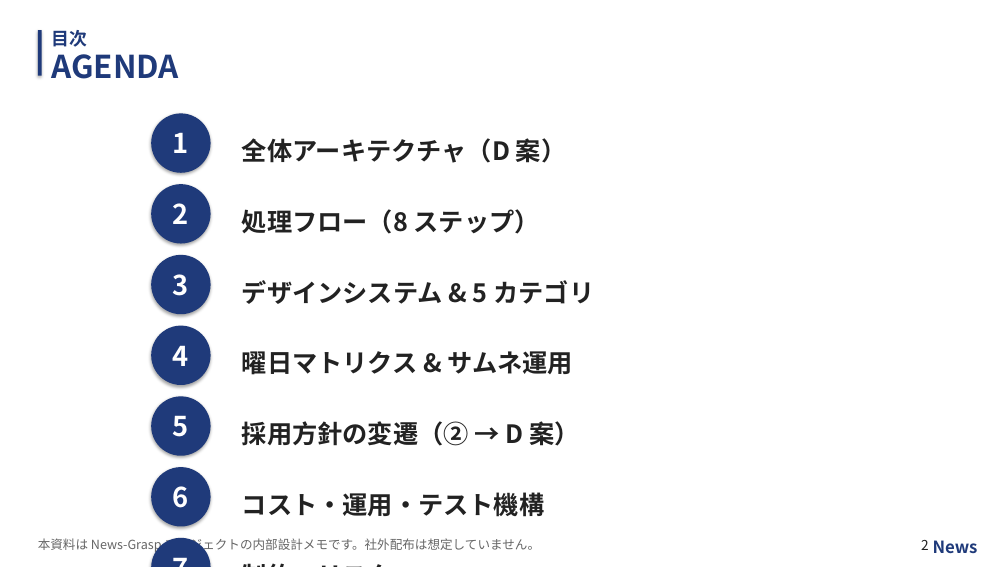
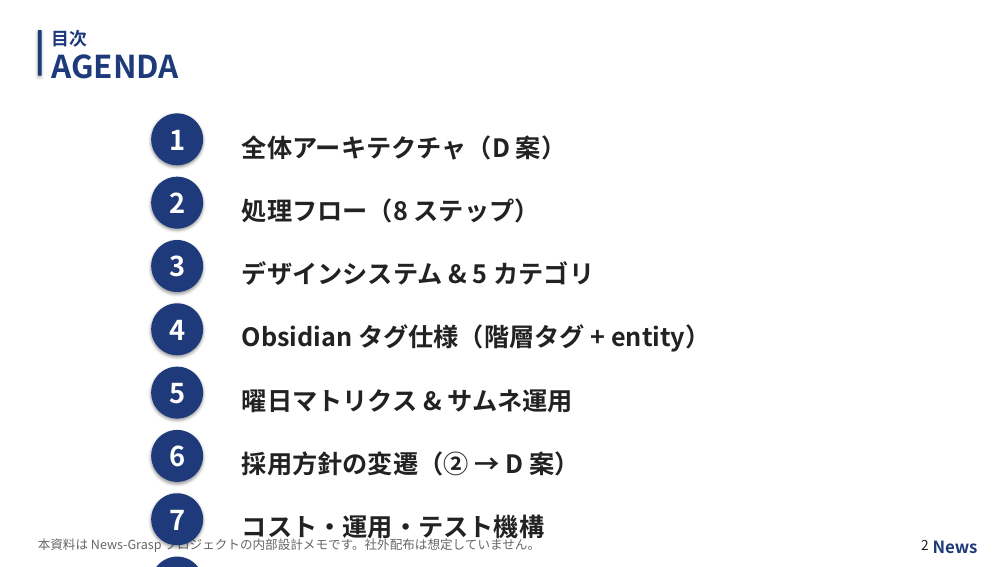
Before and after one commit to HIDEPON-UMG/News-Grasp, a slide deck: slide 2 of docs/architecture.pptx. Drawn at 1008x567 pixels with LibreOffice and Linux fonts; fonts in the diff are those of the drawing. Boxes give left, top, right and bottom in pixels: in the first picture for what was removed or moved away, otherwise in the second. Text is boxed around its words. In the diff, an @@ line names an element or a change of style, - is before the commit and + after.

```diff
--- a/docs/architecture.pptx
+++ b/docs/architecture.pptx
@@ ellipse "1": place and size @@
-ellipse "1" at box(151, 113, 211, 173)
+ellipse "1" at box(151, 113, 203, 166)
@@ ellipse "2": place and size @@
-ellipse "2" at box(151, 185, 211, 244)
+ellipse "2" at box(151, 177, 203, 229)
@@ text "処理フロー（8 ステップ）": place and size @@
-text "処理フロー（8 ステップ）" at box(242, 209, 540, 234)
+text "処理フロー（8 ステップ）" at box(242, 198, 540, 223)
@@ ellipse "3": place and size @@
-ellipse "3" at box(151, 255, 211, 315)
+ellipse "3" at box(151, 240, 203, 292)
@@ text "デザインシステム & 5 カテゴリ": place and size @@
-text "デザインシステム & 5 カテゴリ" at box(242, 280, 594, 304)
+text "デザインシステム & 5 カテゴリ" at box(242, 261, 594, 285)
@@ ellipse "4": place and size @@
-ellipse "4" at box(151, 326, 211, 386)
+ellipse "4" at box(151, 303, 203, 355)
@@ text added at box(242, 324, 710, 352), 24 pt, text #222222, bold @@
+Obsidian タグ仕様（階層タグ + entity）
@@ ellipse "5": place and size @@
-ellipse "5" at box(151, 396, 211, 456)
+ellipse "5" at box(151, 367, 203, 419)
@@ text "曜日マトリクス & サムネ運用": place and size @@
-text "曜日マトリクス & サムネ運用" at box(242, 351, 573, 375)
+text "曜日マトリクス & サムネ運用" at box(242, 389, 573, 413)
@@ ellipse "6": place and size @@
-ellipse "6" at box(151, 467, 211, 527)
+ellipse "6" at box(151, 430, 203, 482)
@@ text "採用方針の変遷（② → D 案）": place and size @@
-text "採用方針の変遷（② → D 案）" at box(242, 421, 579, 446)
+text "採用方針の変遷（② → D 案）" at box(242, 451, 579, 476)
@@ ellipse "7": place and size @@
-ellipse "7" at box(151, 538, 211, 567)
+ellipse "7" at box(151, 494, 203, 546)
@@ text "コスト・運用・テスト機構" rewrapped from box(242, 492, 544, 517) to box(242, 514, 544, 544) @@
@@ ellipse added at box(151, 557, 203, 567), fill #1F3A7A, 26 pt, text #FFFFFF, bold @@
+8
@@ text "制約・リスク" rewrapped from box(242, 545, 895, 567) to box(242, 564, 895, 567) @@
```
Also in this commit, not shown: 1 other slide changed, 1 slide added, 12 other files.
